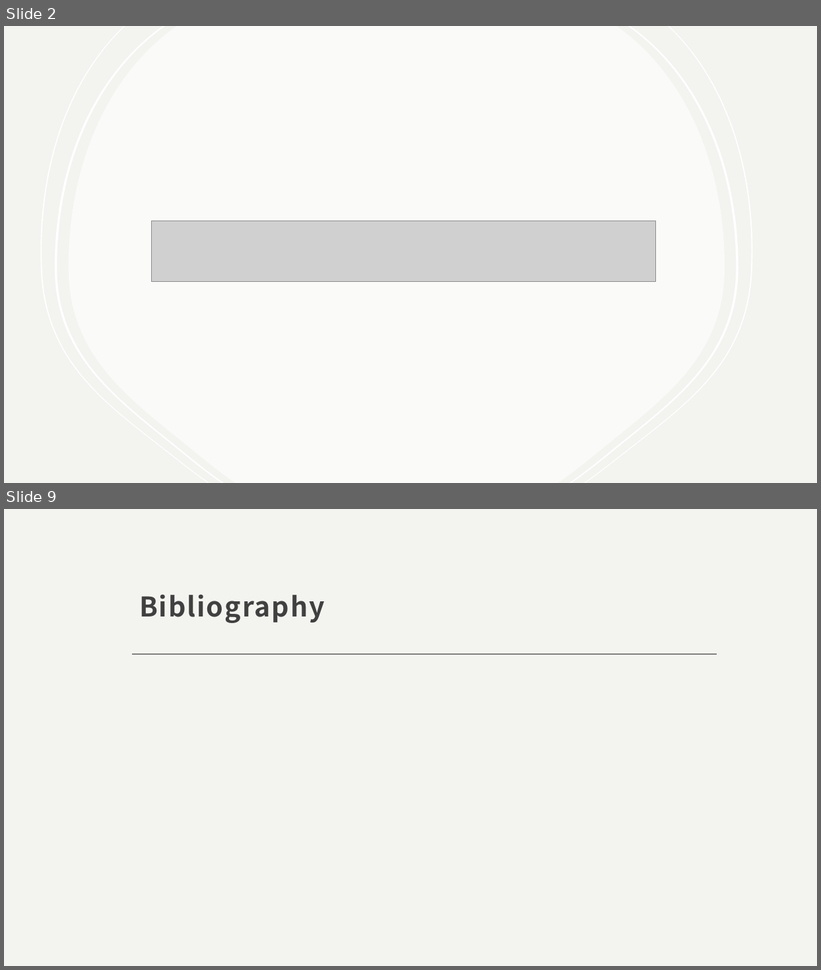
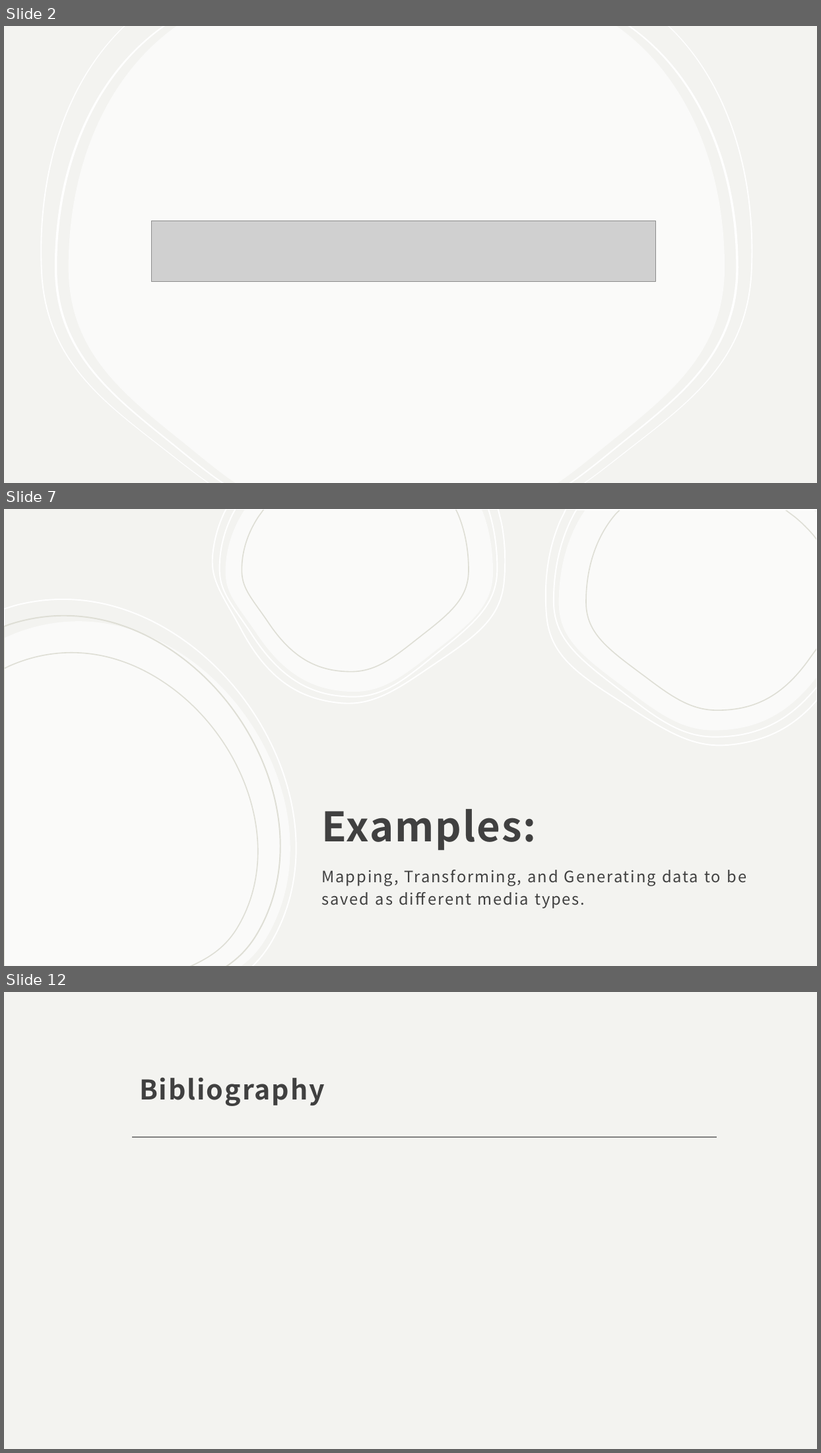
Before and after one commit to phileasdg/Image_and_Audio_Generation_and_Editing_using_Python, a slide deck: Independent study_final_presentation.pptx. Shown one above the other, each under a label of ours: slides 2 and 9 before the commit, slides 2, 7 and 12 after it; the slides between them are not shown. The pictures are 821x970 and 821x1453 pixels, drawn with LibreOffice and Linux fonts; fonts in the diff are those of the drawing; grey boxes stand for pictures. Boxes give left, top, right and bottom in pixels: in the first picture for what was removed or moved away, otherwise in the second. Text is boxed around its words. In the diff, an @@ line names an element or a change of style, - is before the commit and + after.

```diff
--- a/Independent study_final_presentation.pptx
+++ b/Independent study_final_presentation.pptx
@@ slide 7 added at (4,509,817,966), background #F3F3F0 @@
@@ group added at (213,509,506,704): 4 freeform shapes @@
@@ group added at (546,509,817,746): 4 freeform shapes @@
@@ group added at (4,599,296,966): 4 freeform shapes @@
@@ title added at (321,809,536,851), 48 pt, text #404040, bold @@
+Examples:
@@ text added at (321,870,746,909), 18.5 pt, text #404040 @@
+Mapping, Transforming, and Generating data to be saved as different media types.
@@ what was slide 9 is now slide 12 @@
```
Also in this commit, not shown: 2 slides changed, 6 other slides added, 4 slides removed, 1 other file.
